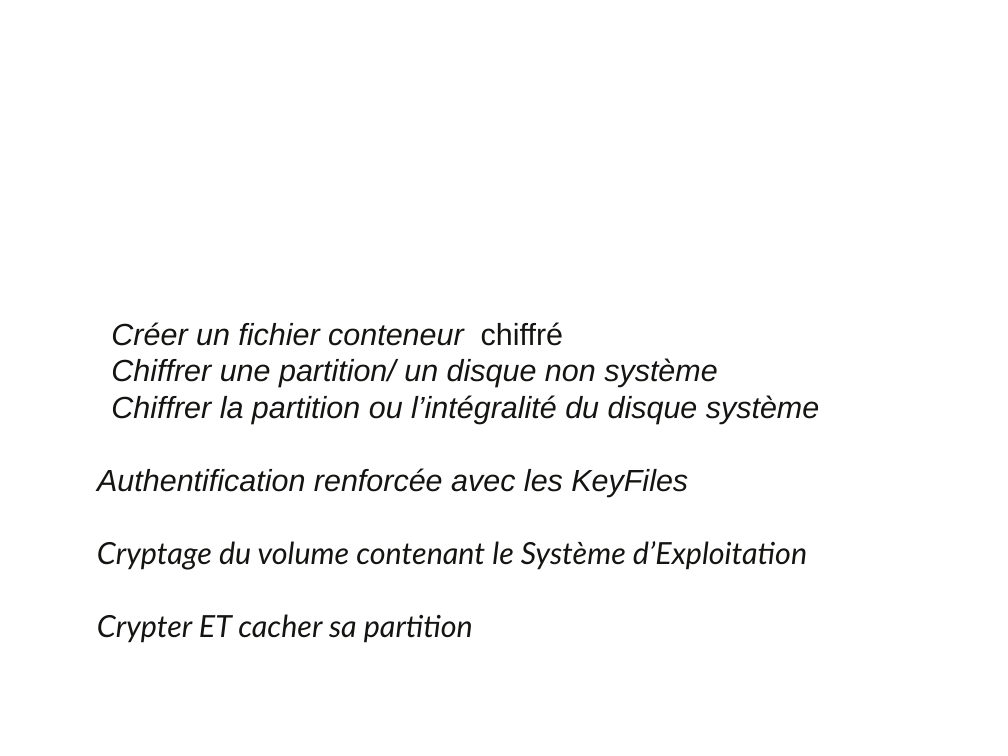
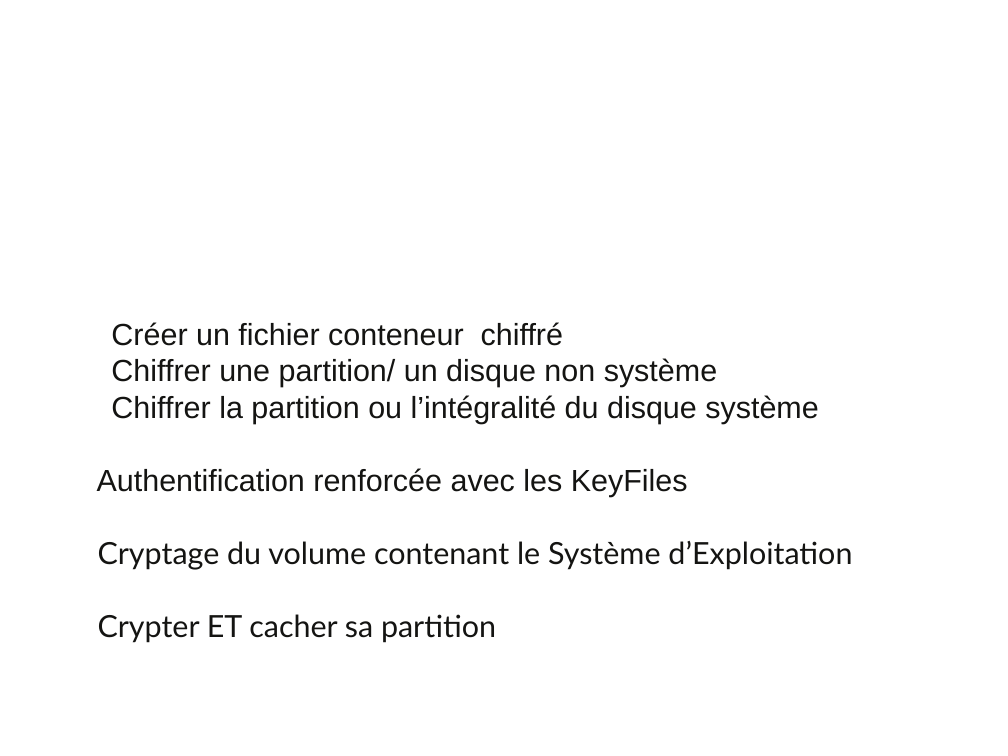
Before and after one commit to ChrisBou/projet-veracrypt, a slide deck: slide 5 of presentation_veracrypt.odp. Drawn at 1008x756 pixels with LibreOffice and Linux fonts; fonts in the diff are those of the drawing; background and template pictures are left out. Boxes give left, top, right and bottom in pixels: in the first picture for what was removed or moved away, otherwise in the second. Text is boxed around its words. In the diff, an @@ line names an element or a change of style, - is before the commit and + after.

```diff
--- a/presentation_veracrypt.odp
+++ b/presentation_veracrypt.odp
@@ text at (97,322,852,643): italic off in "Créer un fichier conteneur", "Chiffrer une partition/ un disque non système", "Chiffrer la partition ou l’intégralité du disque ...", "Authentification renforcée avec les KeyFiles" and 2 more places @@
```
Also in this commit, not shown: 3 other slides changed.
